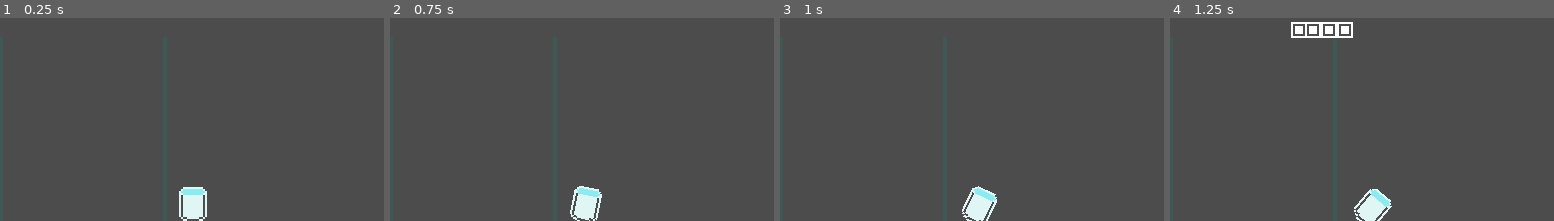
Above: before the commit, frames 1-4 (left to right).
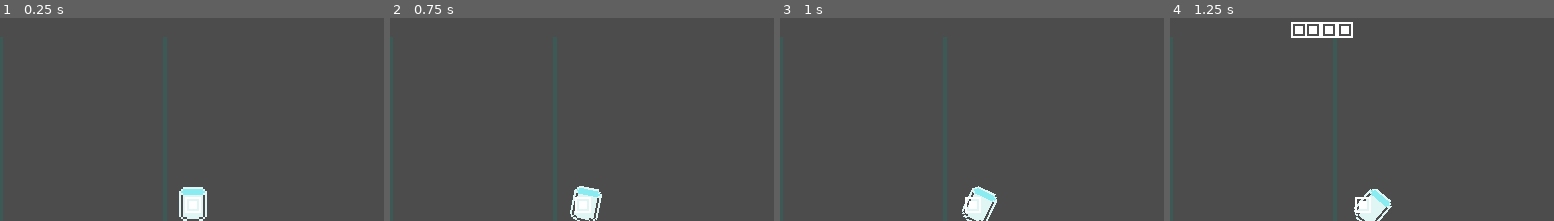
Above: after the commit, the same moments.

Repository: ThiagoDeJesus/Godotris-duel
Game: Godot game, scene res://Levels/TestMap.tscn
Same seed, same stepped clock (60 frames per second), same inputs: the game is played once before the commit and once after it. The project has no main scene, so this scene is started directly.
Inputs:
- Up to frame 1 (0.25 s): no input
- Up to frame 2 (0.75 s): hold D (right1) from 0.53 s (still down)
- Up to frame 3 (1 s): keep holding D (right1)
- Up to frame 4 (1.25 s): keep holding D (right1)
The pictures show only the part of the screen within x 6-56%, y 36-86%; the shares and areas given below are measured in that part.

The runs differ from the first frame. In frame 1, 0.2% of the frame differs, in the area x 48-53%, y 88-97%; in frame 2, 0.2%; in frame 3, 0.2%; in frame 4, 0.2%.

Commit message:
Test Code to Instance at Cannon

Diff:
--- a/Objects/Cannon.gd
+++ b/Objects/Cannon.gd
@@ -2,11 +2,17 @@
 
 var rot: float = 0
 var rot_speed: int = 1
+var object_on: bool = false
+var object_preloads: = [preload("res://Objects/PeçaReta.tscn"),
+preload("res://Objects/Quadrado.tscn")]
 
 func _physics_process(delta: float) -> void:
 	cannon_rotation()
 	$SpriteCannon.rotate(rot * rot_speed * delta)
 	convert_degree()
+	if not object_on:
+		object_instance()
+
 
 func convert_degree () -> void:
 	if $SpriteCannon.rotation_degrees > 360:
@@ -17,3 +23,8 @@
 func cannon_rotation() -> float:
 	rot = Input.get_action_strength("right1") - Input.get_action_strength("left1")
 	return rot
+
+func object_instance() -> void:
+	object_on = true
+	var object = object_preloads[1].instance()
+	self.add_child(object)
